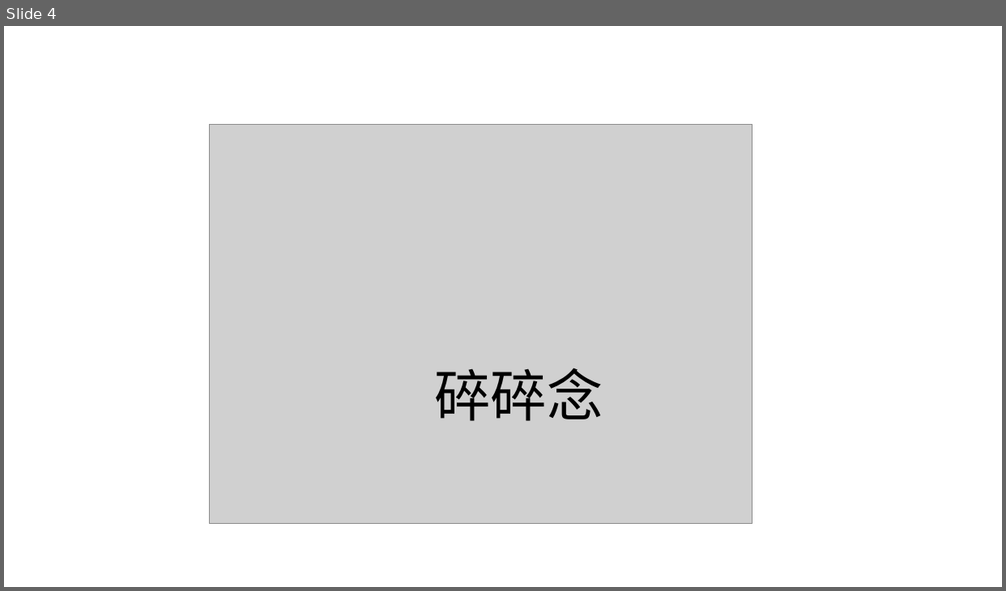
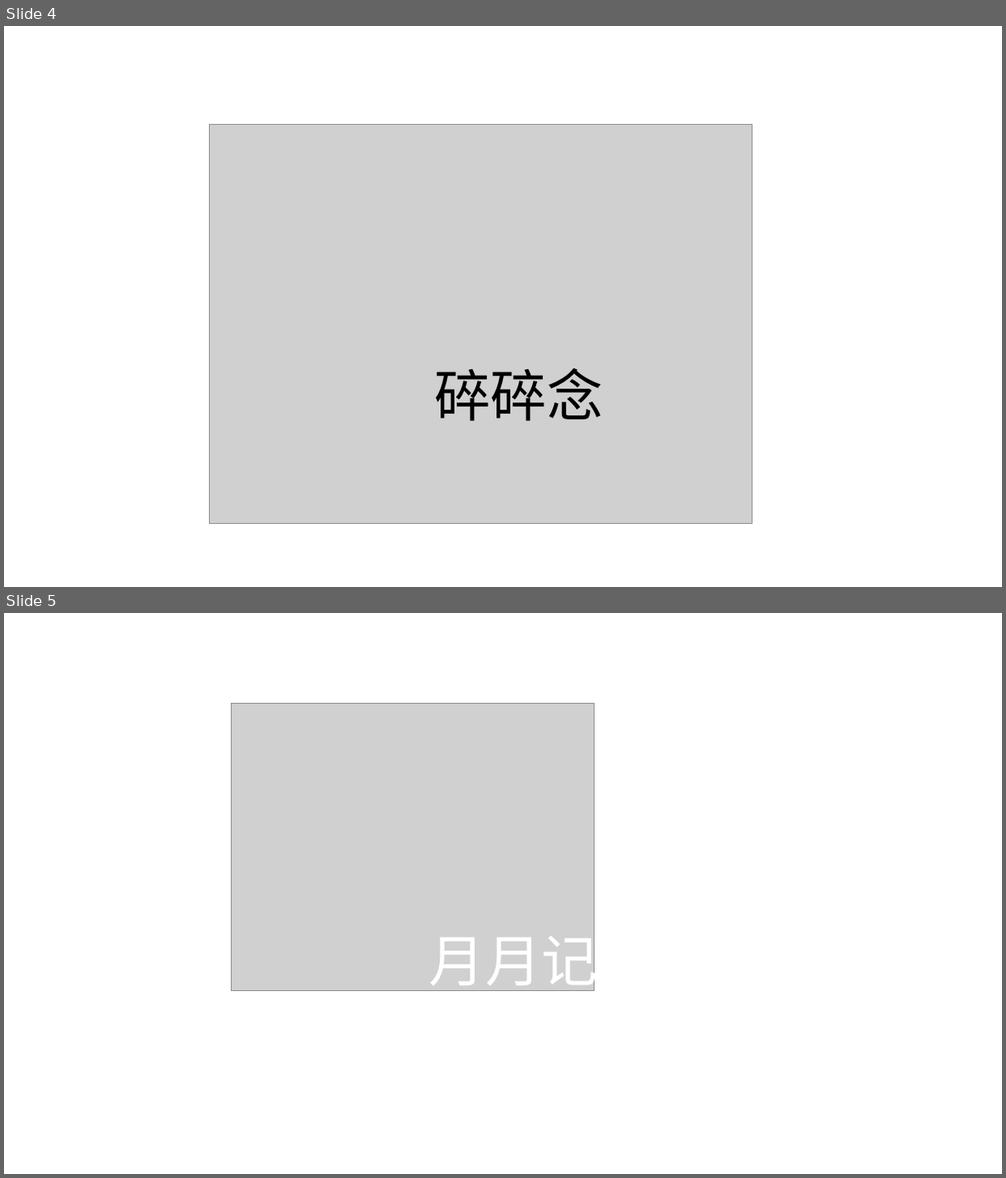
Before and after one commit to xi-song/xi-song.github.io, a slide deck: img/pic.pptx. Shown one above the other, each under a label of ours: slide 4 before the commit, slides 4 and 5 after it. The pictures are 1006x591 and 1006x1178 pixels, drawn with LibreOffice and Linux fonts; fonts in the diff are those of the drawing; grey boxes stand for pictures. Boxes give left, top, right and bottom in pixels: in the first picture for what was removed or moved away, otherwise in the second. Text is boxed around its words. In the diff, an @@ line names an element or a change of style, - is before the commit and + after.

```diff
--- a/img/pic.pptx
+++ b/img/pic.pptx
@@ slide 5 added at bbox=[4, 613, 1002, 1174], background #FFFFFF @@
@@ picture added at bbox=[232, 704, 594, 991] @@
@@ text added at bbox=[429, 925, 598, 995], 54 pt, text #FFFFFF @@
+月月记
```
Also in this commit, not shown: 35 other files.
